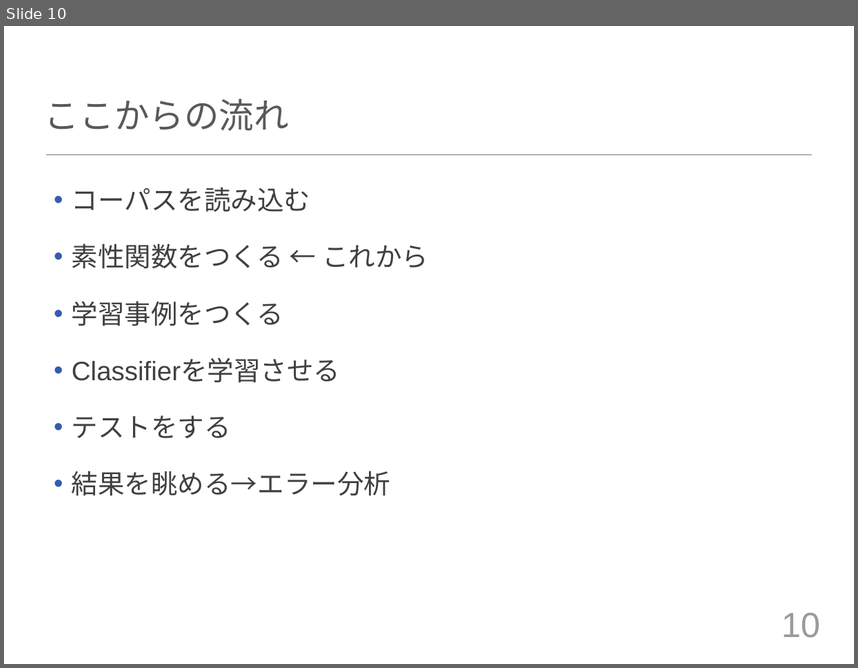
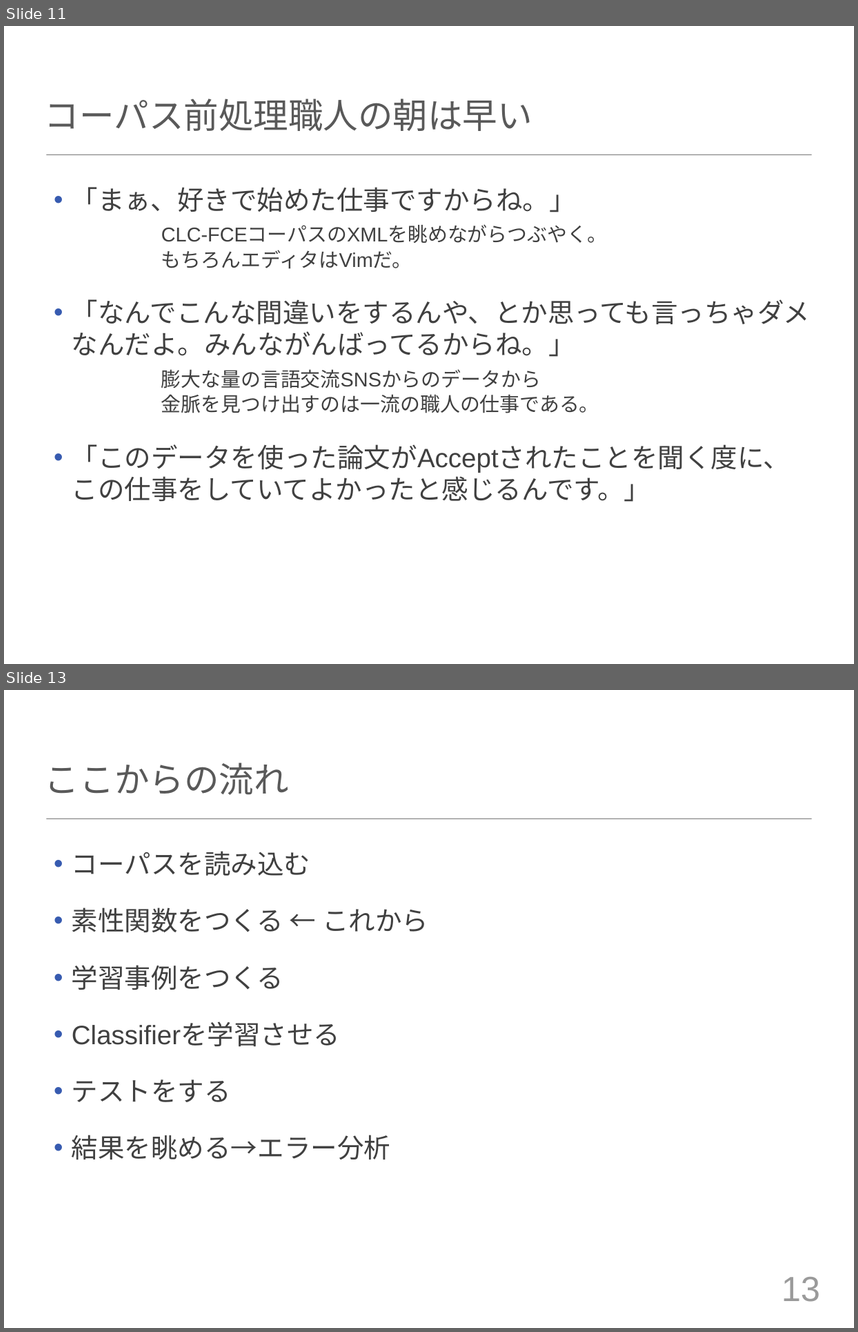
Before and after one commit to tuxedocat/ss2012, a slide deck: ss2012_slide.pptx. Shown one above the other, each under a label of ours: slide 10 before the commit, slides 11 and 13 after it; the slides between them are not shown. The pictures are 858x668 and 858x1332 pixels, drawn with LibreOffice and Linux fonts; fonts in the diff are those of the drawing. Boxes give left, top, right and bottom in pixels: in the first picture for what was removed or moved away, otherwise in the second. Text is boxed around its words. In the diff, an @@ line names an element or a change of style, - is before the commit and + after.

```diff
--- a/ss2012_slide.pptx
+++ b/ss2012_slide.pptx
@@ slide 11 added at bbox=[4, 26, 854, 664], background #FFFFFF; not listed: 1 template element that a slide beside it also shows @@
@@ title added at bbox=[45, 98, 533, 131], 42 pt, text #595959 @@
+コーパス前処理職人の朝は早い
@@ text added at bbox=[72, 187, 810, 501], 32 pt, text #404040 @@
+• 「まぁ、好きで始めた仕事ですからね。」
+  CLC-FCEコーパスのXMLを眺めながらつぶやく。
+  もちろんエディタはVimだ。
+• 「なんでこんな間違いをするんや、とか思っても言っちゃダメなんだよ。みんながんばってるからね。」
+  膨大な量の言語交流SNSからのデータから
+  金脈を見つけ出すのは一流の職人の仕事である。
+• 「このデータを使った論文がAcceptされたことを聞く度に、この仕事をしていてよかったと感じるんです。」
@@ what was slide 10 is now slide 13 @@
@@ page number at bbox=[782, 1276, 820, 1301]: text changed @@
-10
+13
```
Also in this commit, not shown: 4 slides changed, 7 other slides added, 1 slide removed.
